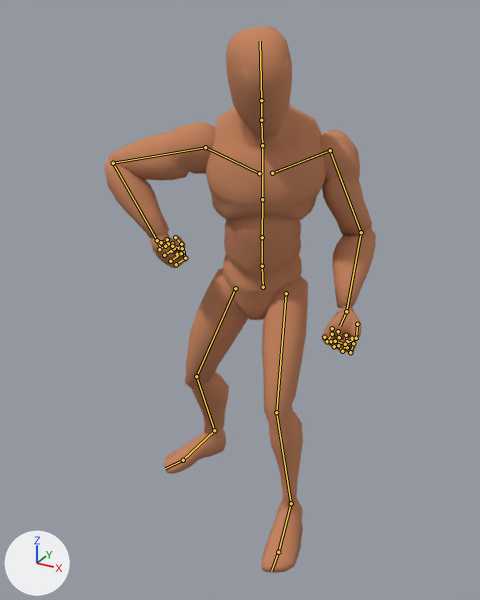
The Blender file rigs/human/activities/animation-human-shovel-dig.blend as it was, and as the next commit left it.
The view is the same before and after, from a 50 mm lens placed at (0.995, -1.872, 1.753), pointed at (0.005, -0.072, 0.853). Lighting does not change. The marker at lower left points along +X, +Y and +Z. The picture after the commit comes second. Both versions are drawn at frame 56 of the action 'Shovel Dig'; the numbers are the values there. The bones that change, and the others that lie on the model, are drawn over the model as lines.

In view in the first picture: 'Mannequin'.
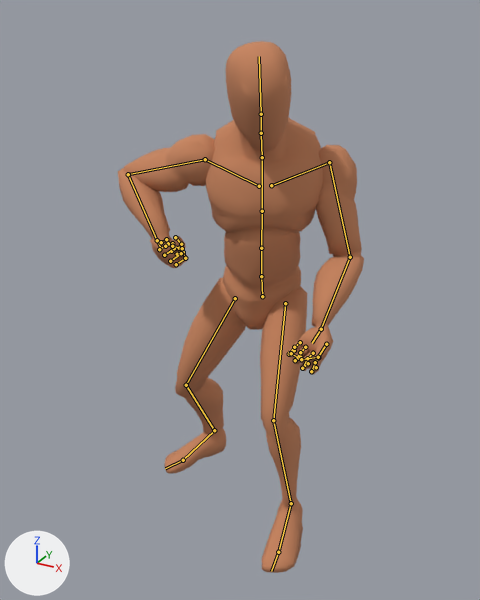
Boxes [x1, y1, x2, y2] around the edits, measured in the pictures (480 x 600 px):
'Mannequin', posed (10% narrower)
    before: [104, 26, 376, 573]
    after: [118, 41, 364, 573]

The change in detail:
Bone 'CTRL_Arm_L' (bone_ctrl_arm_l) moves from (0.55, -0.145, -0.356) to (0.547, -0.305, -0.375).
Bone 'CTRL_Arm_L' (bone_ctrl_arm_l) turns from (-104, -39, -109) to (-112, -5, -109) degrees about its own x, y and z.
Bone 'POLEARM_R' (bone_polearm_r) moves from (0.004, -0.583, 0.083) to (-0.233, -0.379, 0.287).
Bone 'CTRL_Hips' (bone_ctrl_hips) moves from (0.016, 0.032, -0.073) to (0.017, 0.027, -0.11).
